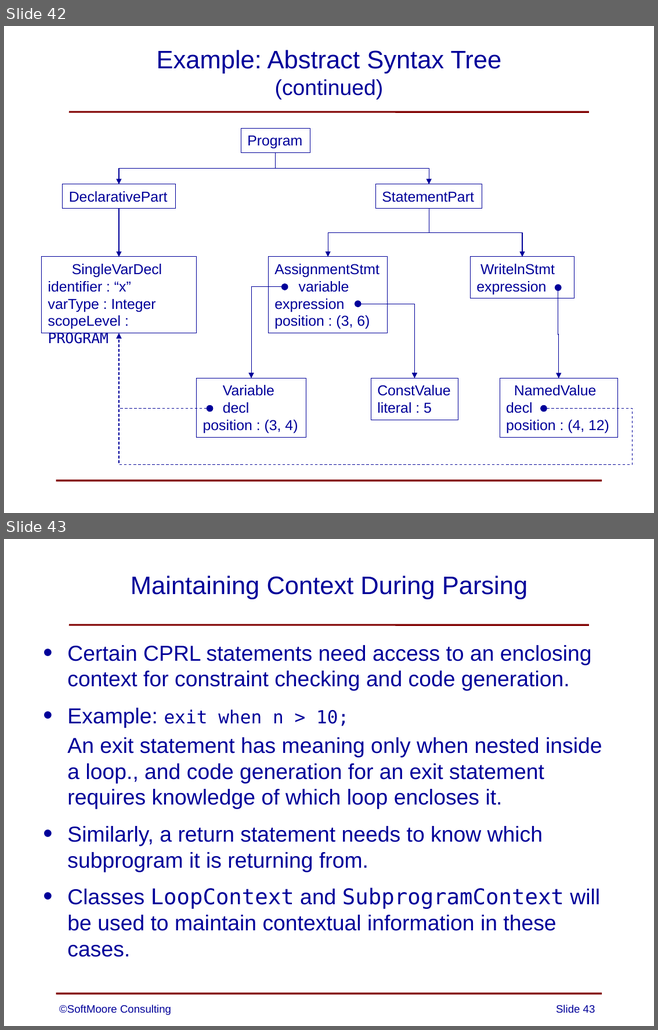
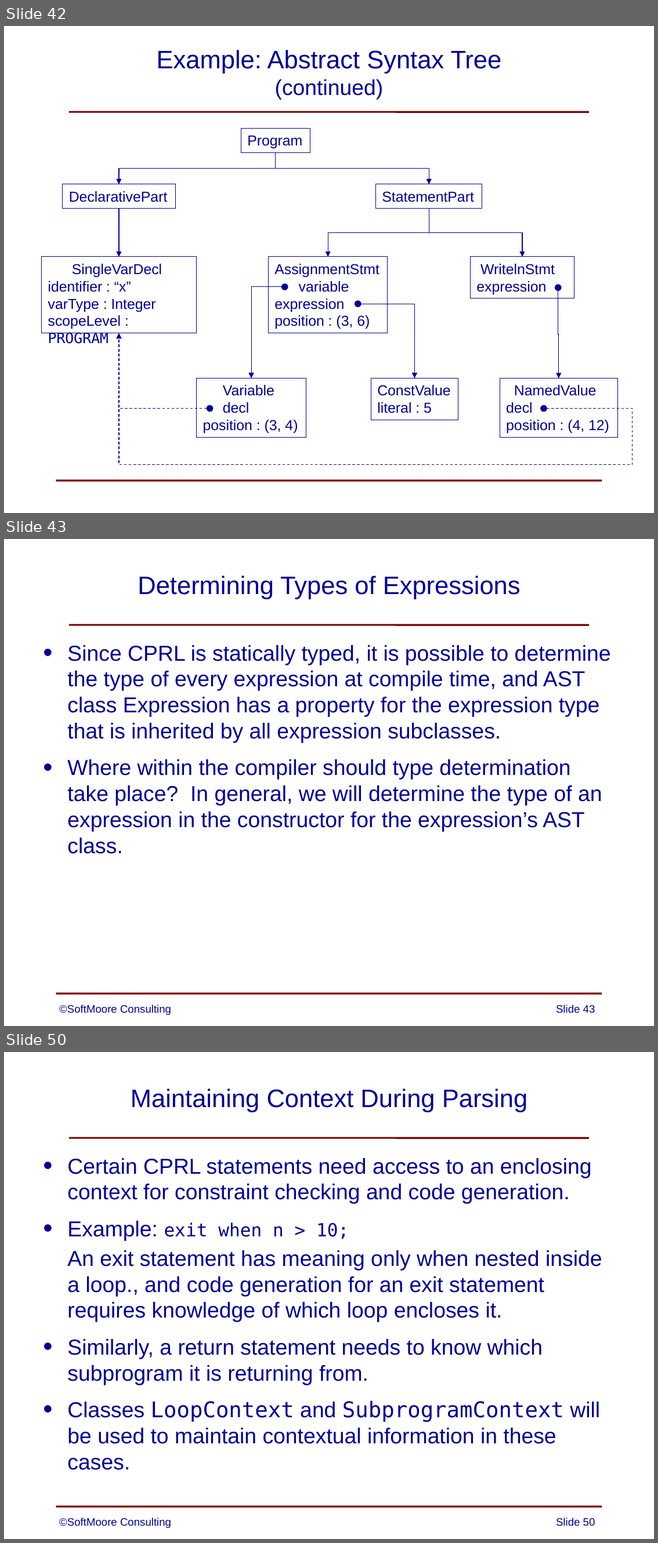
Before and after one commit to SoftMoore/CPRL, a slide deck: PowerPoint Slides/08 - Abstract Syntax Trees.pptx. Shown one above the other, each under a label of ours: slides 42 and 43 before the commit, slides 42, 43 and 50 after it; the slides between them are not shown. The pictures are 658x1030 and 658x1543 pixels, drawn with LibreOffice and Linux fonts; fonts in the diff are those of the drawing. Boxes give left, top, right and bottom in pixels: in the first picture for what was removed or moved away, otherwise in the second. Text is boxed around its words. In the diff, an @@ line names an element or a change of style, - is before the commit and + after.

```diff
--- a/PowerPoint Slides/08 - Abstract Syntax Trees.pptx
+++ b/PowerPoint Slides/08 - Abstract Syntax Trees.pptx
@@ slide 43 added at [4,539,654,1026], background #FFFFFF; not listed: 2 template elements that a slide beside it also shows @@
@@ title added at [137,576,520,599], 28 pt, text #000099 @@
+Determining Types of Expressions
@@ text added at [67,645,611,854], 24 pt, text #000099 @@
+• Since CPRL is statically typed, it is possible to determine the type of every expression at compile time, and AST class Expression has a property for the expression type that is inherited by all expression subclasses.
+• Where within the compiler should type determination take place? In general, we will determine the type of an expression in the constructor for the expression’s AST class.
@@ text added at [59,1005,171,1015], 12 pt, text #000099 @@
+©SoftMoore Consulting
@@ page number added at [556,1005,595,1013], 12 pt, text #000099 @@
+Slide 43
@@ what was slide 43 is now slide 50 @@
@@ page number at [556,1518,595,1526]: text changed @@
-Slide 43
+Slide 50
```
Also in this commit, not shown: 6 other slides added, 3 other files.
